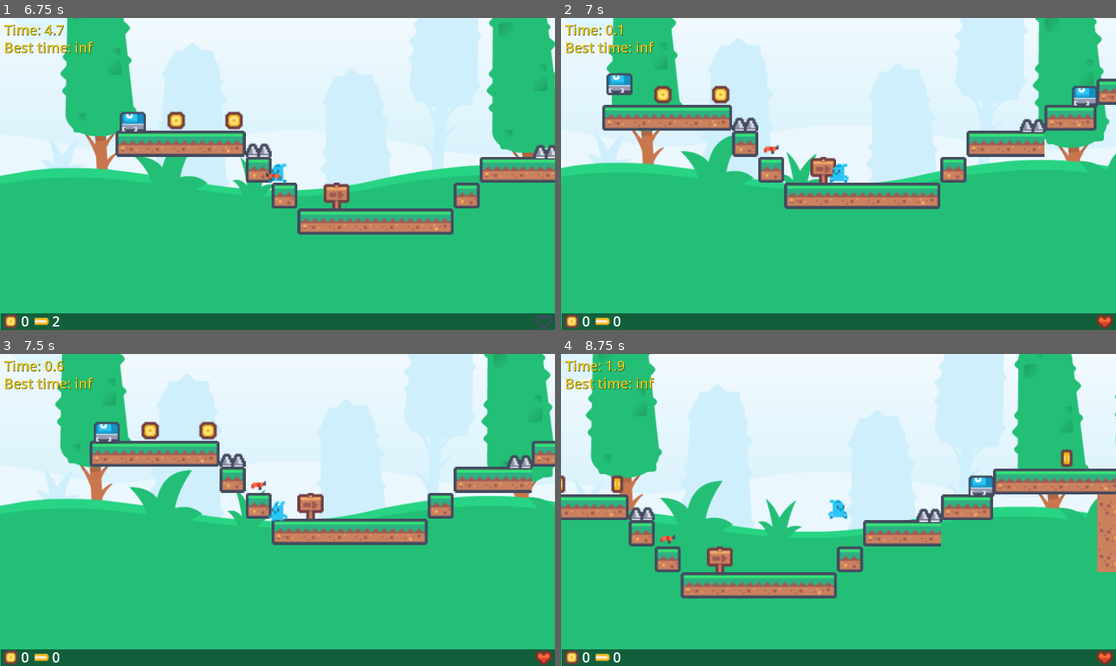
Above: before the commit, frames 1-4 (two rows, left to right).
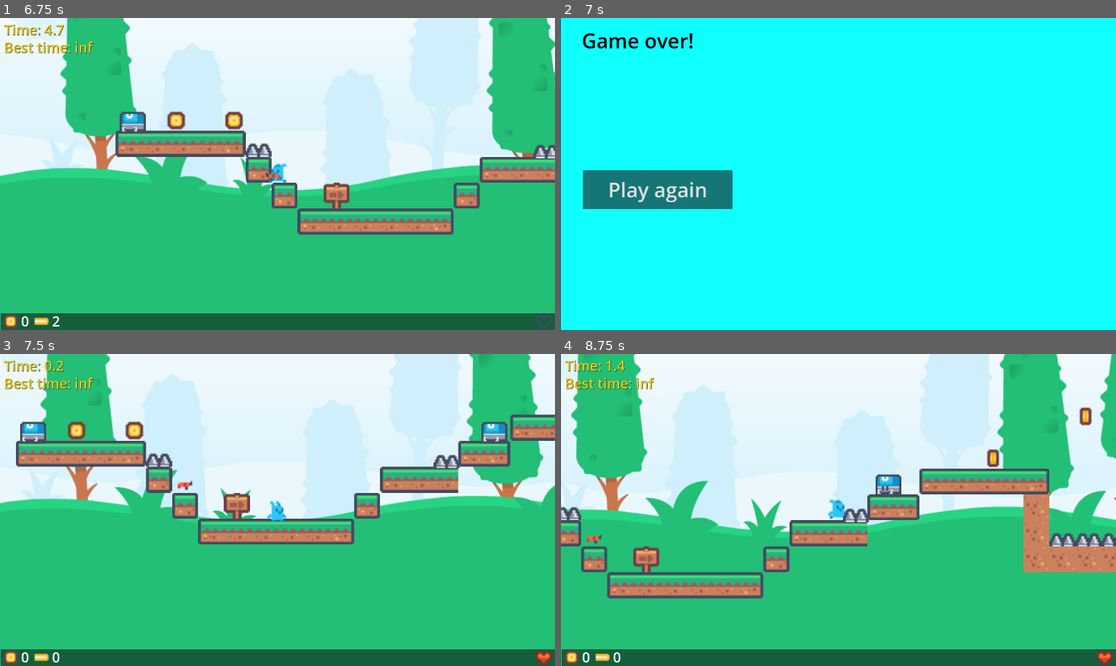
Above: after the commit, the same moments.

Repository: T-oo-T/game-development-final-project
Game: Godot game, scene res://Scenes/main.tscn
The game is run twice, just before and just after one commit, with the same random seed, the same clock (stepped at 60 frames per second) and the same inputs. The engine's default icon, where the game draws it, is replaced by a stand-in: a white triangle on a blue panel in a dark square.
Inputs (mouse positions are in pixels of both pictures, inside the frame that each line leads up to):
- Up to frame 1 (6.75 s): hold Right (right) 0.53-2.03 s; tap Space (shoot) every 0.75 s from 0.6 to 6.6 s; tap Up (jump) at 0.77, 1.52, 3.02, 3.77, 4.52, 6.02 s; hold Left (left) 2.03-2.78 s; hold Right (right) 2.78-4.28 s; hold Left (left) 4.28-5.03 s; hold Right (right) 5.03-5.78 s; hold Left (left) from 5.78 s (still down)
- Up to frame 2 (7 s): keep holding Left (left); tap Up (jump) at 6.77 s
- Up to frame 3 (7.5 s): release Left (left) at 7.25 s; click (94, 525) at 7.25 s, where only the run after the commit has a clickable "Play again"
- Up to frame 4 (8.75 s): hold Right (right) from 8.03 s (still down); tap Space (shoot) at 8.1 s; tap Up (jump) at 8.27 s

Frame 1 is identical in both runs. In frame 2, 100% of the frame differs, in the area x 0-100%, y 0-100%; in frame 3, 20%; in frame 4, 24%.

Commit message:
gameover screen

Diff:
--- a/Scenes/ui.tscn
+++ b/Scenes/ui.tscn
@@ -94,10 +94,8 @@
 
 [node name="Victory" type="ColorRect" parent="."]
 visible = false
-offset_left = 294.0
-offset_top = 77.0
-offset_right = 1716.0
-offset_bottom = 902.0
+offset_right = 1920.0
+offset_bottom = 1080.0
 color = Color(0.0627451, 1, 1, 1)
 
 [node name="Label" type="Label" parent="Victory"]
@@ -149,4 +147,30 @@
 theme_override_font_sizes/font_size = 70
 text = "Play again"
 
+[node name="Gameover" type="ColorRect" parent="."]
+visible = false
+offset_right = 1920.0
+offset_bottom = 1080.0
+color = Color(0.0627451, 1, 1, 1)
+
+[node name="Label" type="Label" parent="Gameover"]
+layout_mode = 0
+offset_left = 72.0
+offset_top = 30.0
+offset_right = 694.0
+offset_bottom = 126.0
+theme_override_colors/font_color = Color(0, 0, 0, 1)
+theme_override_font_sizes/font_size = 70
+text = "Game over!"
+
+[node name="Restart" type="Button" parent="Gameover"]
+layout_mode = 0
+offset_left = 76.0
+offset_top = 526.0
+offset_right = 593.0
+offset_bottom = 662.0
+theme_override_font_sizes/font_size = 70
+text = "Play again"
+
 [connection signal="pressed" from="Victory/Restart" to="." method="_on_restart_pressed"]
+[connection signal="pressed" from="Gameover/Restart" to="." method="_on_restart_pressed"]
--- a/Scripts/main.gd
+++ b/Scripts/main.gd
@@ -74,7 +74,9 @@
 
 func _on_player_died() -> void:
 	if (Gamestate.lives == 0):
-		_restart_game()
+		current_level.queue_free()
+		remove_child(game_timer)
+		$UI.show_game_over()
 	else:
 		Gamestate.lives -= 1
 		_load_level(current_level_index)
@@ -110,4 +112,5 @@
 
 func _on_ui_restart_game() -> void:
 	$UI.hide_stats()
+	$UI.hide_game_over()
 	_restart_game()
--- a/Scripts/ui.gd
+++ b/Scripts/ui.gd
@@ -40,6 +40,12 @@
 
 	$Victory.visible = true
 
+func show_game_over() -> void:
+	$Gameover.visible = true
+
+func hide_game_over() -> void:
+	$Gameover.visible = false
+
 func hide_stats() -> void:
 	$Victory.visible = false
 
